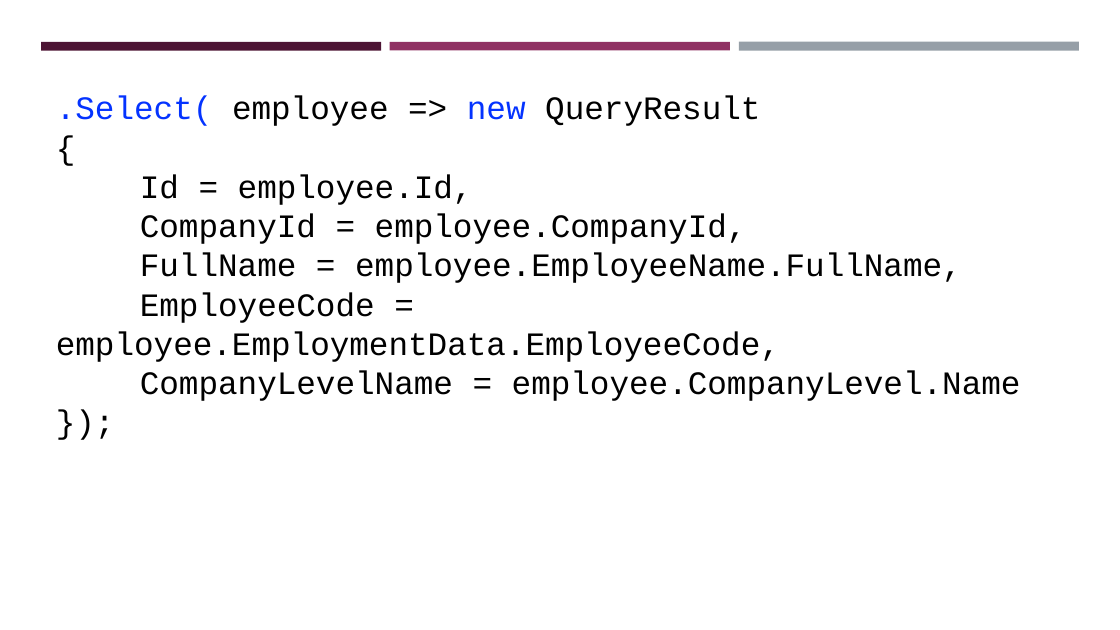
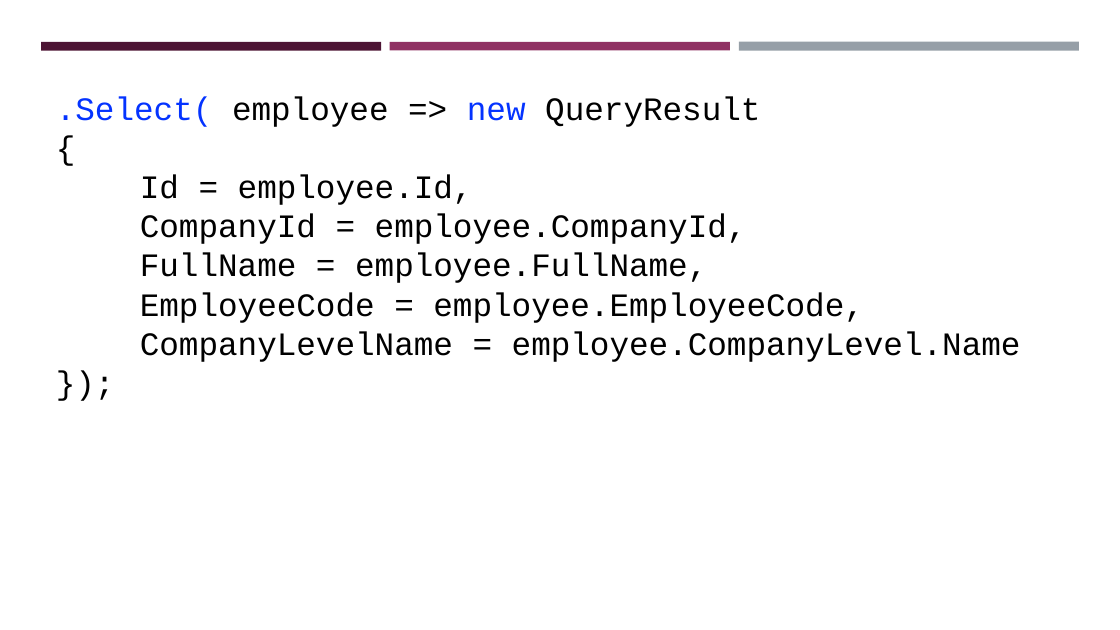
Before and after one commit to zaudtke/Presentations, a slide deck: slide 25 of embracesql/empbracesql.pptx (slide 24 before the commit). Drawn at 1120x630 pixels with LibreOffice and Linux fonts; fonts in the diff are those of the drawing. Boxes give left, top, right and bottom in pixels: in the first picture for what was removed or moved away, otherwise in the second. Text is boxed around its words. In the diff, an @@ line names an element or a change of style, - is before the commit and + after.

```diff
--- a/embracesql/empbracesql.pptx
+++ b/embracesql/empbracesql.pptx
@@ text at <box>140,253,864,323</box>: text changed @@
-FullName = employee.EmployeeName.FullName,
-EmployeeCode = employee.EmploymentData.EmployeeCode,
+FullName = employee.FullName,
+EmployeeCode = employee.EmployeeCode,
```
Also in this commit, not shown: 10 other slides changed, 5 slides added, 1 slide removed.
